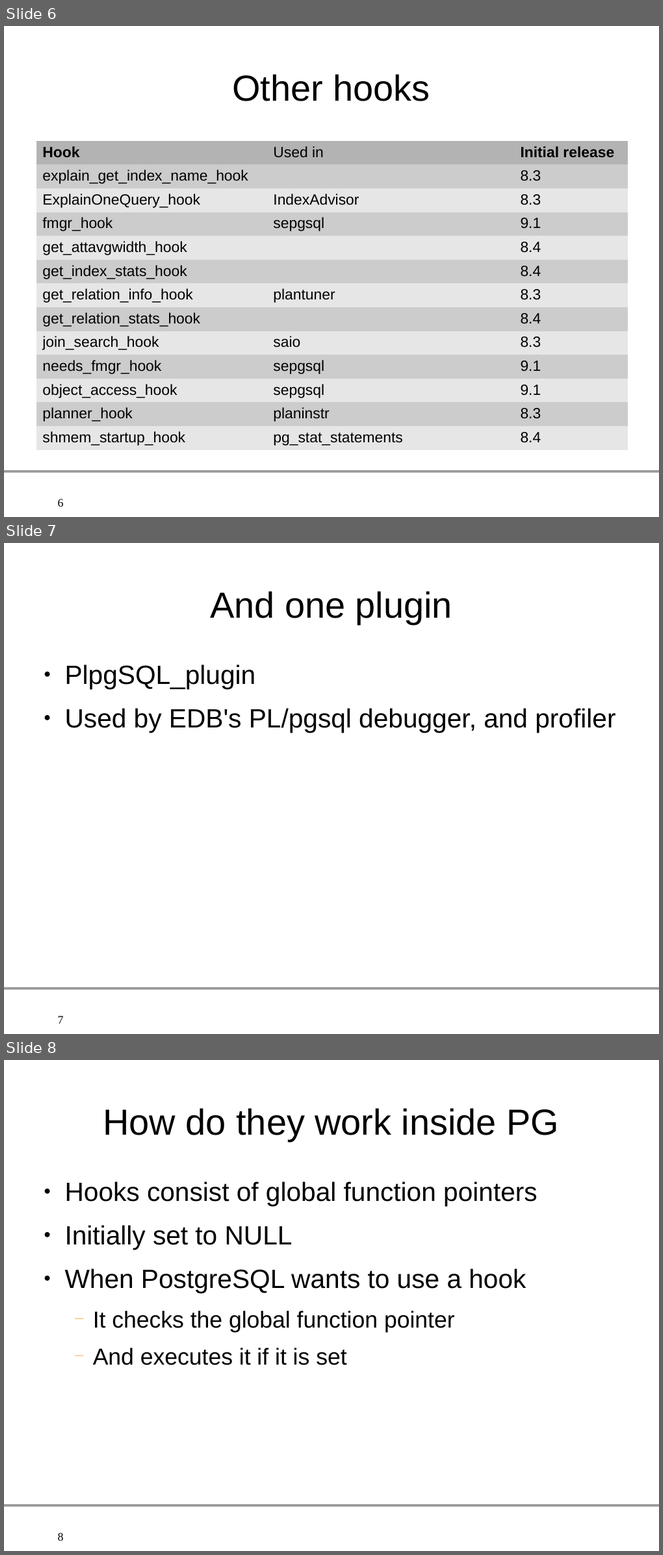
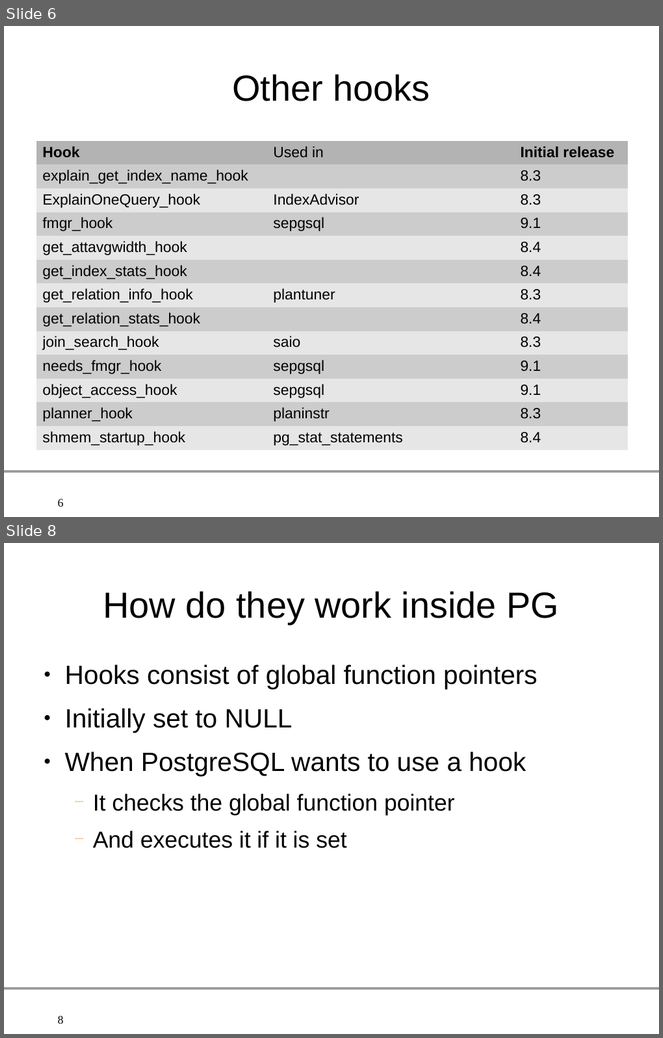
Before and after one commit to gleu/Hooks-in-PostgreSQL, a slide deck: hooks_in_postgresql.odp. Shown one above the other, each under a label of ours: slides 6, 7 and 8 before the commit, slides 6 and 8 after it; the slides between them are not shown. The pictures are 663x1555 and 663x1038 pixels, drawn with LibreOffice and Linux fonts; fonts in the diff are those of the drawing; background and template pictures are left out. Boxes give left, top, right and bottom in pixels: in the first picture for what was removed or moved away, otherwise in the second. Text is boxed around its words. In the diff, an @@ line names an element or a change of style, - is before the commit and + after.

Commit message:
Add more informations on PLpgsql plugin hooks, and an example

```diff
--- a/hooks_in_postgresql.odp
+++ b/hooks_in_postgresql.odp
@@ slide 7 removed at [4, 543, 659, 1034], background #FFFFFF; not listed: 2 template elements that a slide beside it also shows @@
@@ title removed at [210, 591, 452, 624] @@
-And one plugin
@@ text removed at [65, 665, 616, 732] @@
-● PlpgSQL_plugin
-● Used by EDB's PL/pgsql debugger, and profiler
```
Also in this commit, not shown: 2 slides changed, 7 slides added, 3 other files.
